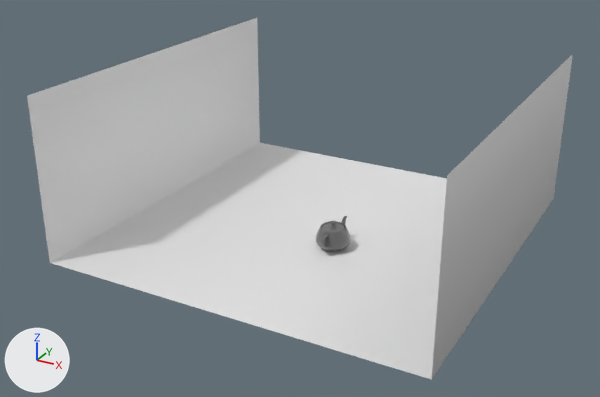
The Blender file blend_files/evaluation_candidates/teapot.blend: old version first, new version second.
Before and after are seen from a camera (50 mm lens) standing at (37.9, -76.7, 43.4) and looking at (-4.8, 0.8, 4.7). The axes (+X, +Y, +Z) are drawn at lower left. The lights are the same throughout.

Names of what the first picture shows: 'Plane', 'Teapot'.
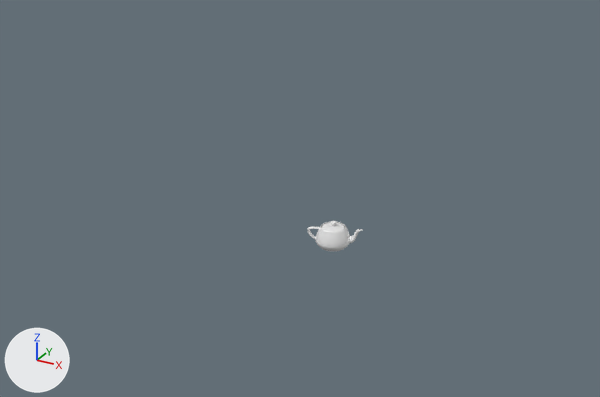
Patch to the scene script:
```diff
--- a/blend_files/evaluation_candidates/teapot.blend.py
+++ b/blend_files/evaluation_candidates/teapot.blend.py
@@ me_teapot @@
 # used by ob_teapot; location = (0.0, 0.0, 0.0); rotation_euler = (0.0, 0.0, 1.571), in degrees (0, 0, 90)
-me_teapot.from_pydata(...)  # 12896 vertices, 12770 faces; spans x -3.0..3.43, y -2.0..2.0, z 0.0..3.15
-me_teapot.materials.append(mat_glossy)
+me_teapot.from_pydata(...)  # 7302 vertices, 7200 faces; spans x -3.0..3.43, y -2.0..2.0, z 0.0..3.15
+# me_teapot part 1: 73 vertices moved within x -2.92..3.42, y -1.37..1.37, z 0.24..3.12; 11740 vertices removed from x -3.0..3.43, y -2.0..2.0, z 0.0..3.15; 6146 vertices added at x -3.0..3.43, y -2.0..2.0, z 0.0..3.15
@@ ob_plane @@
-ob_plane = bpy.data.objects.new('Plane', me_plane)
-ob_plane.location = (-3.44, 3.88, -0.14)
-ob_plane.scale = (22.4, 22.4, 22.4)
@@ ob_teapot @@
 ob_teapot.location = (0.0, 0.0, 0.0)
-ob_teapot.rotation_euler = (0.0, 0.0, 1.571)  # degrees (0, 0, 90)
-_m = ob_teapot.modifiers.new('Subsurf', 'SUBSURF')
+ob_teapot.rotation_euler = (0.0, 0.0, 0.272)  # degrees (0, 0, 16)
```

Location of each change, (x1, y1, x2, y2) in pixels of the pictures (600 x 397 px):
'Plane', deleted: before (27, 18, 573, 380)
'Teapot', reshaped, turned, modifiers changed: before (316, 216, 351, 251); after (308, 221, 363, 251)
